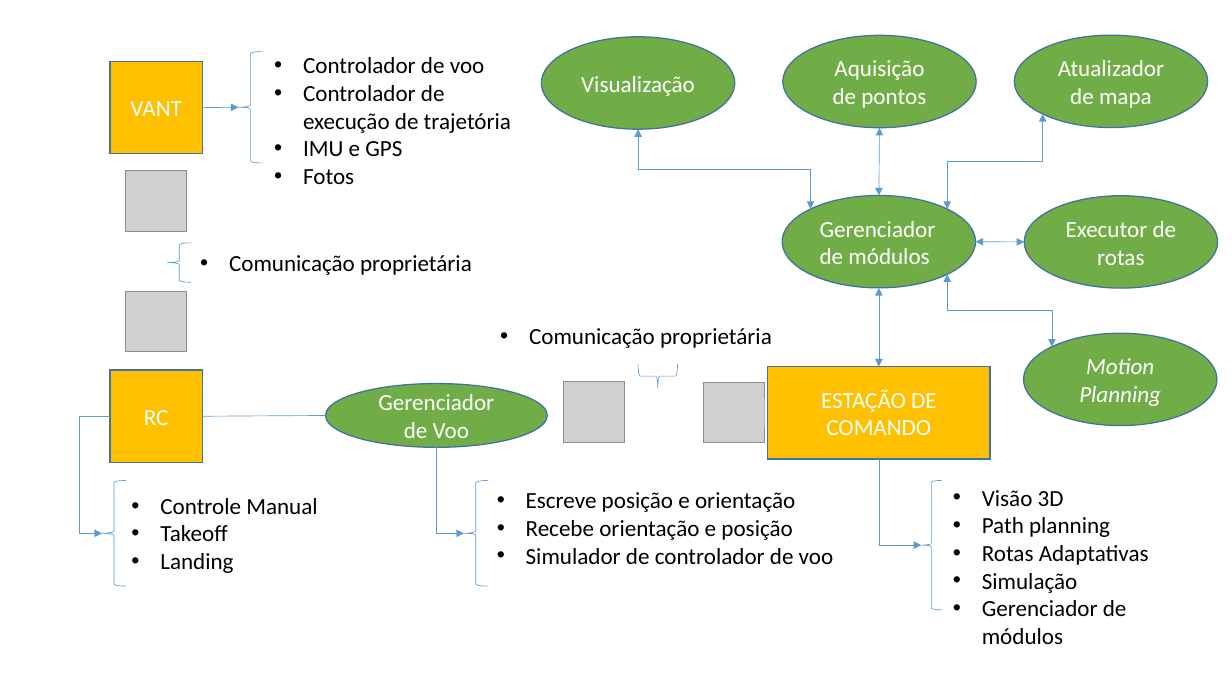
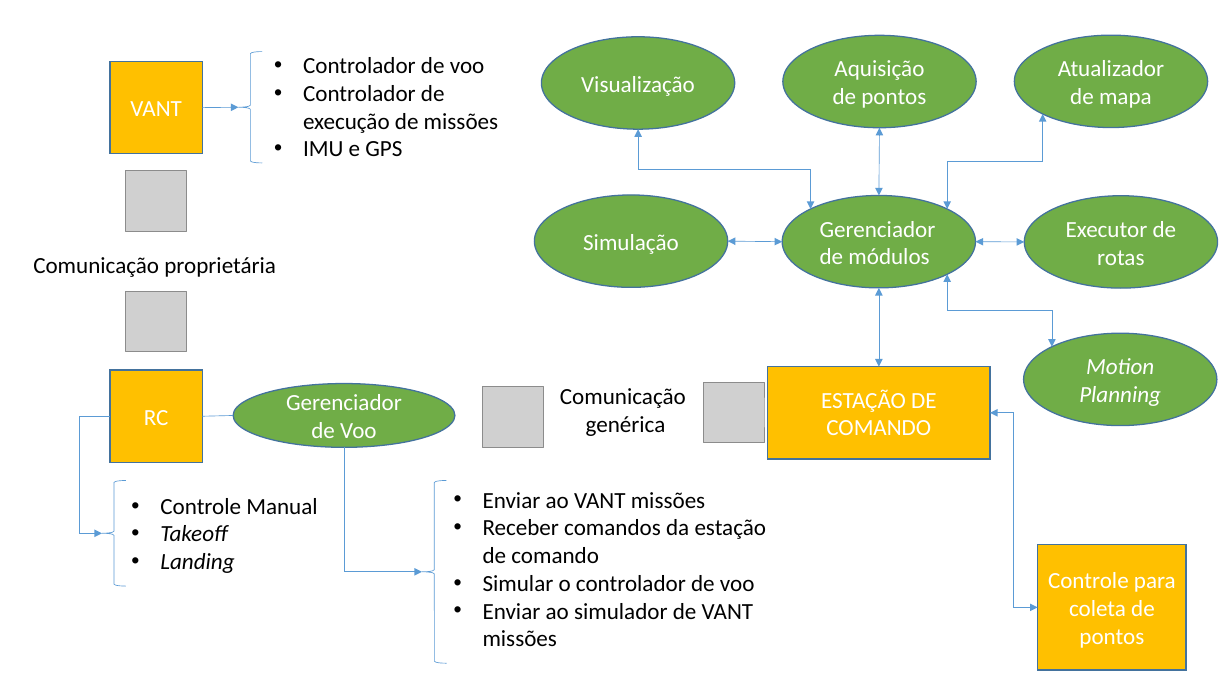
Before and after one commit to matheuskraemer/pfc, a slide deck: slide 1 of doc/diagramas/conceitual/Conceitual.pptx. Drawn at 1232x693 pixels with LibreOffice and Linux fonts; fonts in the diff are those of the drawing; grey boxes stand for pictures. Boxes give left, top, right and bottom in pixels: in the first picture for what was removed or moved away, otherwise in the second. Text is boxed around its words. In the diff, an @@ line names an element or a change of style, - is before the commit and + after.

```diff
--- a/doc/diagramas/conceitual/Conceitual.pptx
+++ b/doc/diagramas/conceitual/Conceitual.pptx
@@ text at bbox=[303, 85, 498, 133]: text changed @@
-• Controlador de execução de trajetória
+• Controlador de execução de missões
@@ text at bbox=[303, 169, 354, 184]: paragraph removed @@
-• Fotos
@@ ellipse added at bbox=[534, 195, 727, 287], fill #70AD47, outline #43739E 1 pt, 18 pt, text #FFFFFF @@
+Simulação
@@ text "Comunicação proprietária": place and size @@
-text "Comunicação proprietária" at bbox=[229, 255, 472, 275]
+text "Comunicação proprietária" at bbox=[33, 257, 276, 277]
@@ text "Comunicação proprietária" at bbox=[33, 257, 276, 277]: bullet • to none @@
@@ left brace removed at bbox=[167, 243, 191, 283] @@
@@ double arrow added from (728, 241) to (783, 242), #5B9BD5 0.5 pt @@
@@ ellipse "Gerenciador de Voo": place and size @@
-ellipse "Gerenciador de Voo" at bbox=[325, 384, 547, 447]
+ellipse "Gerenciador de Voo" at bbox=[233, 384, 455, 447]
@@ picture: place and size @@
-picture at bbox=[564, 382, 625, 443]
+picture at bbox=[482, 386, 543, 447]
@@ text at bbox=[560, 388, 686, 436]: text changed @@
-• Comunicação proprietária
+Comunicação
+genérica
@@ left brace removed at bbox=[638, 365, 678, 389] @@
@@ line moved from (202, 416) - (325, 416) to (202, 416) - (233, 416) @@
@@ elbow arrow moved from (879, 459) - (921, 545) to (990, 413) - (1038, 607) @@
@@ elbow arrow (990, 413) - (1038, 607): elbow arrow to elbow double arrow @@
@@ elbow arrow moved from (436, 447) - (464, 533) to (344, 447) - (422, 572) @@
@@ left brace: place and size @@
-left brace at bbox=[464, 481, 488, 586]
+left brace at bbox=[422, 481, 446, 664]
@@ text at bbox=[483, 492, 767, 646]: text changed @@
-• Escreve posição e orientação
-• Recebe orientação e posição
-• Simulador de controlador de voo
+• Enviar ao VANT missões
+• Receber comandos da estação de comando
+• Simular o controlador de voo
+• Enviar ao simulador de VANT missões
@@ left brace removed at bbox=[921, 481, 942, 610] @@
@@ text removed at bbox=[982, 490, 1149, 644] @@
-• Visão 3D
-• Path planning
-• Rotas Adaptativas
-• Simulação
-• Gerenciador de módulos
@@ text at bbox=[160, 525, 234, 573]: italic on in "Takeoff", "Landing" @@
@@ rectangle added at bbox=[1038, 544, 1187, 670], fill #FFC000, outline #43739E 1 pt, 18 pt, text #FFFFFF @@
+Controle para coleta de pontos
```
Also in this commit, not shown: 1 slide added, 1 other file.
